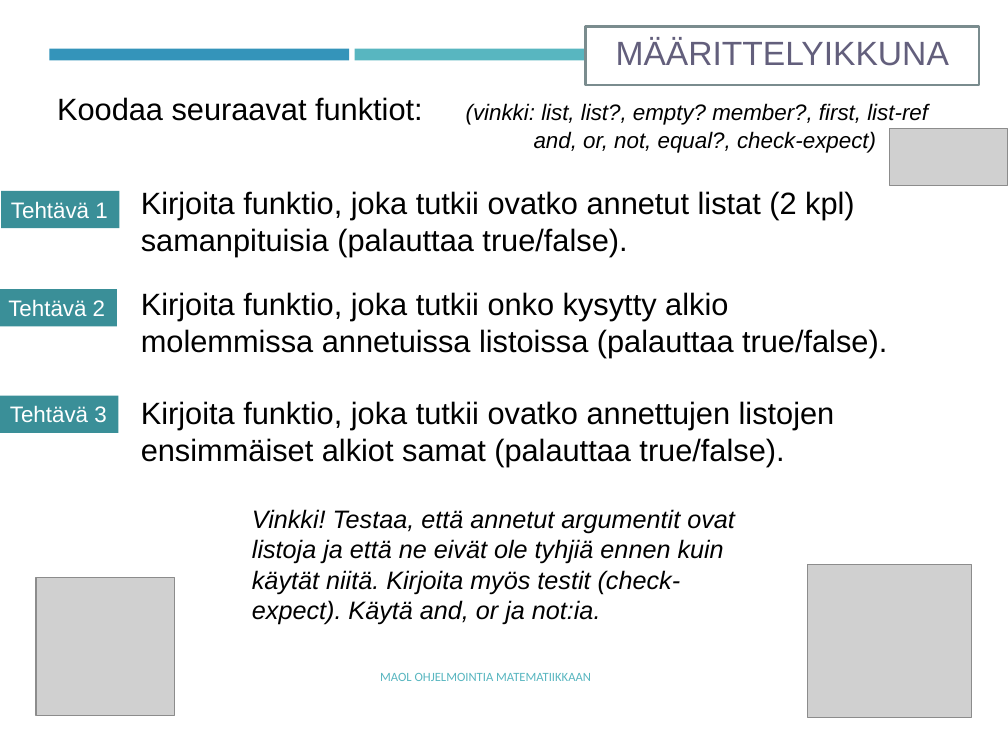
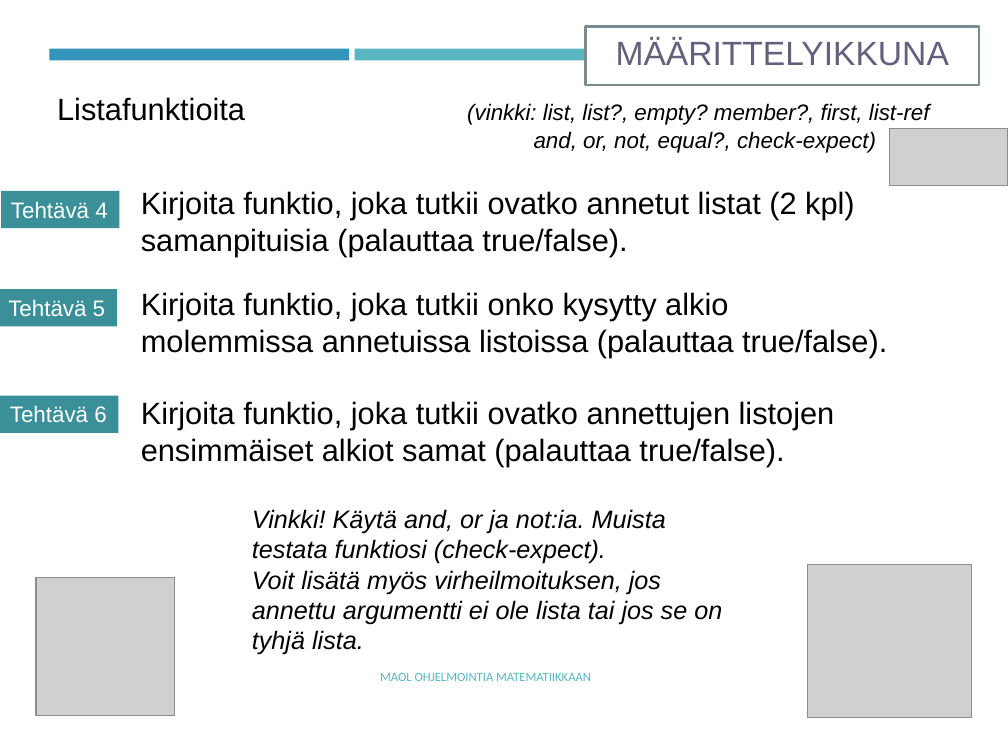
Before and after one commit to tyynetyyne/tyynetyyne.github.io, a slide deck: slide 8 of tehtavat/tiedostot/maol/power_point/Racket-MAOL-9-listat.pptx (slide 6 before the commit). Drawn at 1008x756 pixels with LibreOffice and Linux fonts; fonts in the diff are those of the drawing; grey boxes stand for pictures. Boxes give left, top, right and bottom in pixels: in the first picture for what was removed or moved away, otherwise in the second. Text is boxed around its words. In the diff, an @@ line names an element or a change of style, - is before the commit and + after.

```diff
--- a/tehtavat/tiedostot/maol/power_point/Racket-MAOL-9-listat.pptx
+++ b/tehtavat/tiedostot/maol/power_point/Racket-MAOL-9-listat.pptx
@@ text at (57,97,930,125): text changed @@
-Koodaa seuraavat funktiot: (vinkki: list, list?, empty? member?, first, list-ref
+Listafunktioita (vinkki: list, list?, empty? member?, first, list-ref
@@ text in rectangle at (11,201,107,218): text changed @@
-Tehtävä 1
+Tehtävä 4
@@ text in rectangle at (8,299,105,316): text changed @@
-Tehtävä 2
+Tehtävä 5
@@ text in rectangle at (10,405,106,422): text changed @@
-Tehtävä 3
+Tehtävä 6
@@ text at (252,509,722,655): text changed @@
-Vinkki! Testaa, että annetut argumentit ovat listoja ja että ne eivät ole tyhjiä ennen kuin käytät niitä. Kirjoita myös testit (check-expect). Käytä and, or ja not:ia.
+Vinkki! Käytä and, or ja not:ia. Muista testata funktiosi (check-expect).
+Voit lisätä myös virheilmoituksen, jos annettu argumentti ei ole lista tai jos se on tyhjä lista.
```
Also in this commit, not shown: 5 other slides changed, 11 slides added, 2 slides removed, 2 other files.
